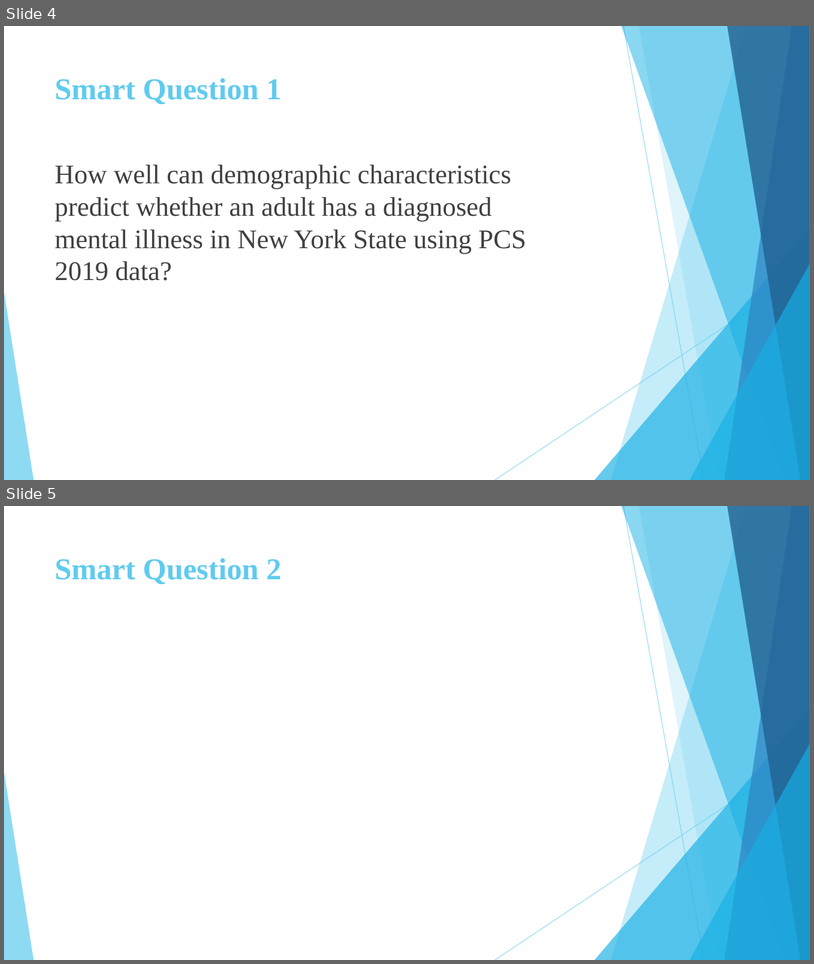
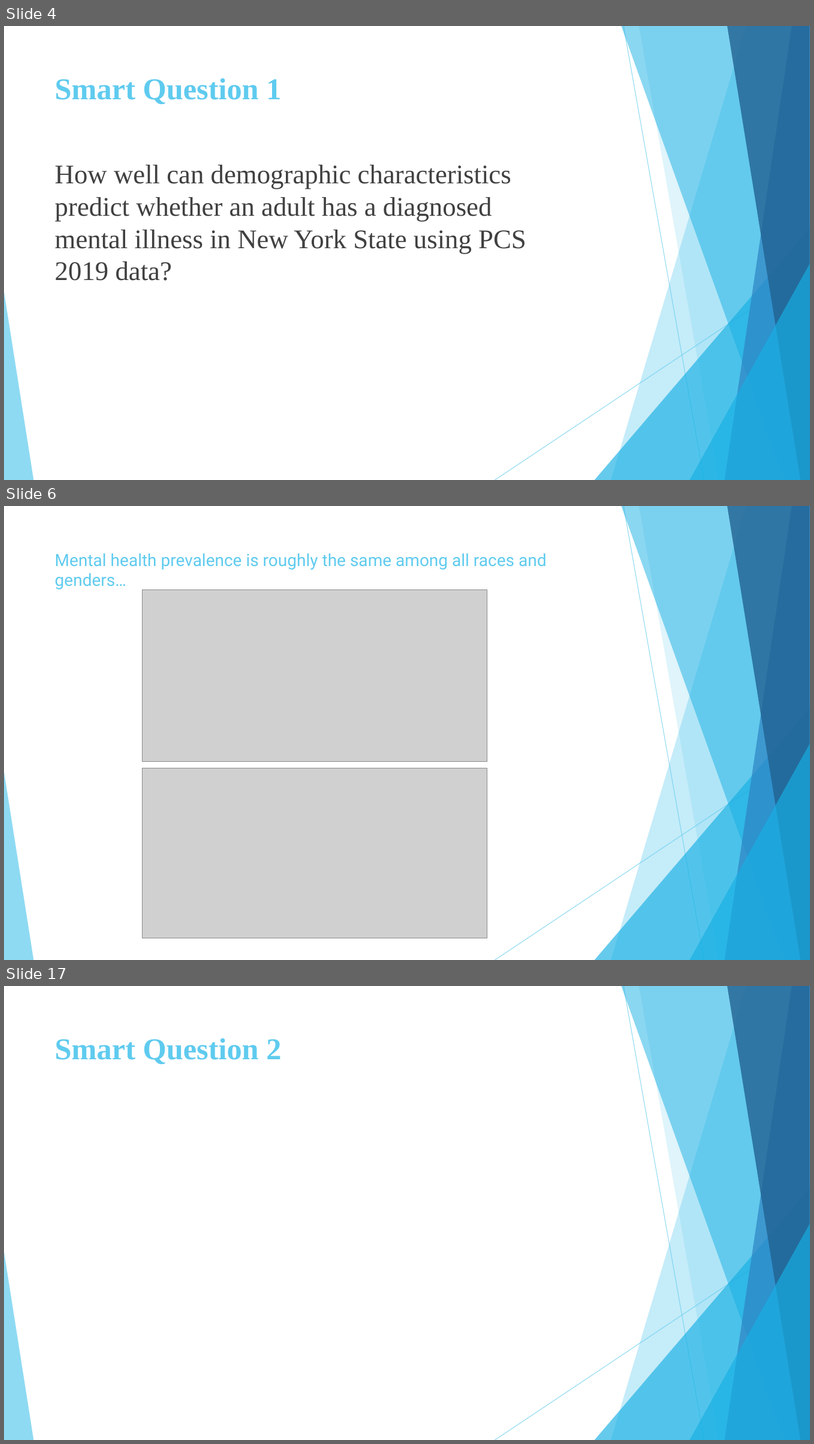
Before and after one commit to daniasalman6/Project-Data-Mining, a slide deck: Presentation/Final_Presentation.pptx. Shown one above the other, each under a label of ours: slides 4 and 5 before the commit, slides 4, 6 and 17 after it; the slides between them are not shown. The pictures are 814x964 and 814x1444 pixels, drawn with LibreOffice and Linux fonts; fonts in the diff are those of the drawing; grey boxes stand for pictures. Boxes give left, top, right and bottom in pixels: in the first picture for what was removed or moved away, otherwise in the second. Text is boxed around its words. In the diff, an @@ line names an element or a change of style, - is before the commit and + after.

```diff
--- a/Presentation/Final_Presentation.pptx
+++ b/Presentation/Final_Presentation.pptx
@@ slide 6 added at [4,506,810,960], background #FFFFFF; not listed: 10 template elements that a slide beside it also shows @@
@@ title added at [55,553,546,589], 20 pt, text #5FCBEF @@
+Mental health prevalence is roughly the same among all races and genders…
@@ picture added at [142,590,488,761] @@
@@ picture added at [142,768,488,938] @@
@@ what was slide 5 is now slide 17 @@
```
Also in this commit, not shown: 1 slide changed, 10 other slides added.
